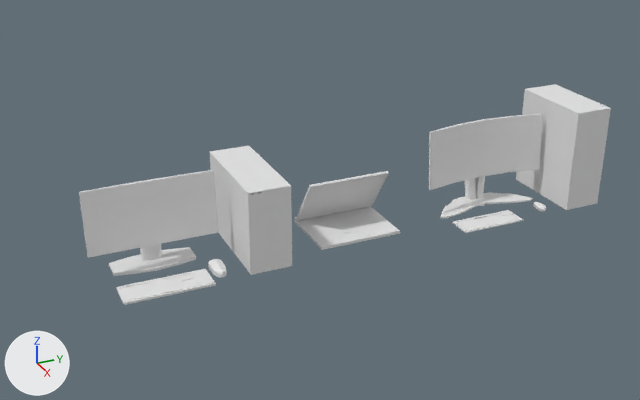
The Blender file BlenderStuff/Items/BlenderComputers.blend: old version first, new version second.
One viewpoint serves both versions: a camera (50 mm lens) standing at (48.6, -23.8, 26.6) and looking at (0.3, -2.1, 2.5). The axes (+X, +Y, +Z) are drawn at lower left. The lights are the same throughout.

Objects in the first picture: 'Cube', 'KeyBoardModel2', 'KeyBoardModel2.001', 'Laptop', 'MonitorModel1', 'MonitorModel2', 'MouseModel1', 'PcModel1', 'PcModel2'.
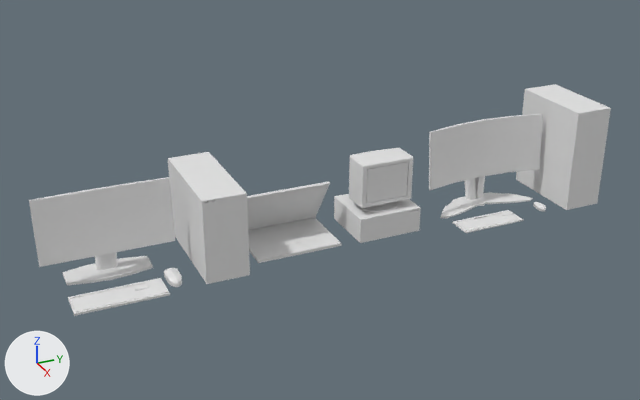
The newer file is also turned or shifted as a whole; pictures and numbers use the older file's frame.

Edits to the bpy script that builds the scene:
```text
Add mat_material_004:
    mat_material_004 = principled_material('Material.004')
    mat_material_004.base_color = (0.8, 0.8, 0.8)  # white #e7e7e7
Add mat_material_005:
    mat_material_005 = principled_material('Material.005')
    mat_material_005.base_color = (0.8, 0.8, 0.8)  # white #e7e7e7
Add me_cube_026:
    me_cube_026.from_pydata(...)  # 816 vertices, 765 faces; spans x -0.76..0.75, y -0.9..0.9, z -0.82..0.87
    me_cube_026.polygons.foreach_set('use_smooth', [True] * 765)
    # faces by material slot: [724, 41]
    me_cube_026.materials.append(mat_material_004)  # white #e7e7e7
    me_cube_026.materials.append(mat_material_005)  # white #e7e7e7
Add me_cube_013:
    me_cube_013.from_pydata(...)  # 260 vertices, 155 faces, 3 loose edges; spans x -3.7..0.45, y -2.47..1.21, z -1.08..0.32
Change ob_monitormodel1:
    ob_monitormodel1.location: (0.0, -12.72, 0.0) -> (0.0, -15.51, 0.0)
Change ob_pcmodel1:
    ob_pcmodel1.location: (0.0, -12.72, 0.0) -> (0.0, -15.51, 0.0)
Change ob_mousemodel1:
    ob_mousemodel1.location: (0.0, -12.72, 0.0) -> (0.0, -15.51, 0.0)
Change ob_keyboardmodel2_001:
    ob_keyboardmodel2_001.location: (0.0, -12.72, 0.0) -> (0.0, -15.51, 0.0)
Change ob_laptop:
    ob_laptop.location: (0.0, 0.0, 0.0) -> (0.0, -4.34, 0.0)
Change ob_cube:
    ob_cube.location: (-1.87, 0.0, 0.27) -> (-1.87, -4.34, 0.27)
Add ob_monitormodel3:
    ob_monitormodel3 = bpy.data.objects.new('MonitorModel3', me_cube_026)
    ob_monitormodel3.location = (0.6, 1.89, 3.4)
    ob_monitormodel3.scale = (2.07, 2.07, 2.07)
Add ob_pcmodel3:
    ob_pcmodel3 = bpy.data.objects.new('PcModel3', me_cube_013)
    ob_pcmodel3.location = (2.19, 2.71, 1.31)
    ob_pcmodel3.scale = (0.968, 1.21, 1.21)
```

What differs and where, as boxes (x1, y1, x2, y2) in the pictures (640 x 400 px):
'MonitorModel1', moved: before (79, 170, 219, 276); after (29, 177, 175, 285)
'PcModel1', moved: before (210, 146, 292, 275); after (168, 152, 250, 284)
'Laptop', moved: before (294, 207, 400, 250); after (248, 218, 341, 263)
'Cube', moved: before (296, 171, 389, 221); after (247, 181, 330, 230)
'MonitorModel3', added: after (349, 148, 413, 212)
    faces in mat_material_004 (white #e7e7e7): (349, 148, 413, 212)
    faces in mat_material_005 (white #e7e7e7): (366, 162, 409, 204)
'KeyBoardModel2.001', moved: before (116, 269, 216, 305); after (68, 278, 170, 316)
'PcModel3', added: after (334, 194, 421, 243)
'MouseModel1', moved: before (208, 259, 227, 278); after (164, 268, 182, 287)
